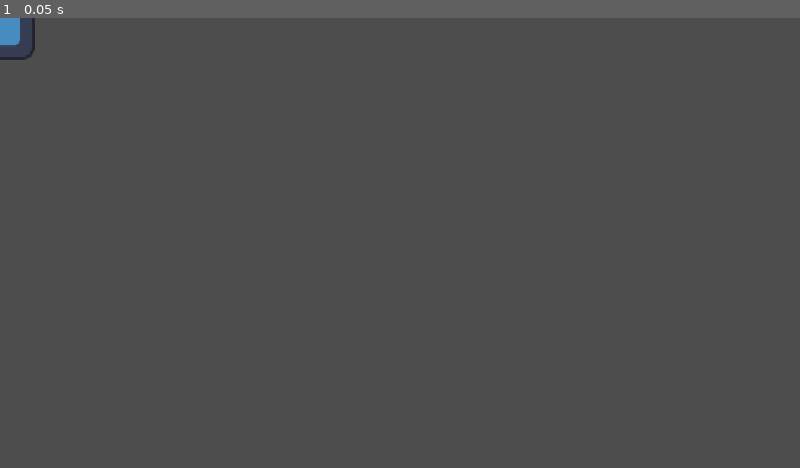
Above: before the commit, frame 1.
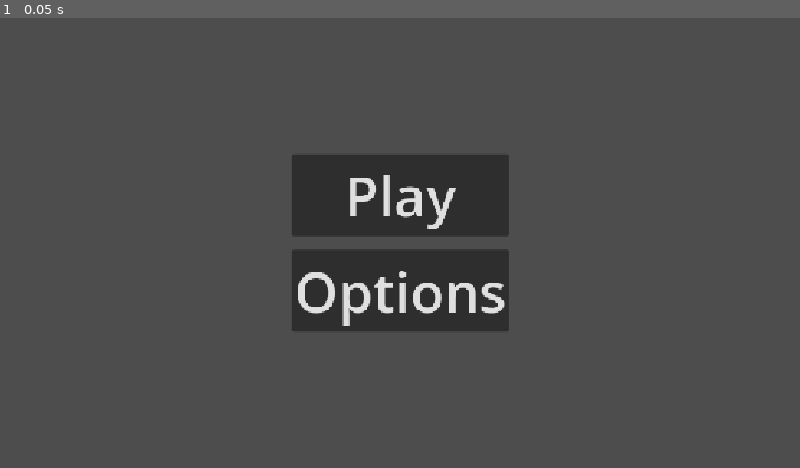
Above: after the commit, the same moment.

Repository: Elmx5/Martian-Outpost
Game: Godot game, scene res://scenes/mainScene/main_scene.tscn
Two runs of this game, one before a commit and one after it. Both use one fixed random seed, a clock stepped at 60 frames per second and the inputs below. Before the commit the project starts from res://scenes/mainScene/escena_principal.tscn. The engine's default icon, where the game draws it, is replaced by a stand-in: a white triangle on a blue panel in a dark square.
Inputs:
- Up to frame 1 (0.05 s): no input

The runs differ from the first frame. In frame 1, 9.8% of the frame differs, in the area x 0-64%, y 0-70%.

Commit message:
Commit Menu Principal Fonts
Arregla las ventanas y añade fonts

Diff:
--- a/project.godot
+++ b/project.godot
@@ -18,6 +18,7 @@
 [display]
 
 window/stretch/mode="canvas_items"
+window/stretch/aspect="expand"
 
 [physics]
 
@@ -25,6 +26,7 @@
 
 [rendering]
 
+textures/canvas_textures/default_texture_filter=0
 rendering_device/driver.windows="d3d12"
 renderer/rendering_method="gl_compatibility"
 renderer/rendering_method.mobile="gl_compatibility"
--- /dev/null
+++ b/scenes/buttons/playButton/play_button.tscn
@@ -0,0 +1,22 @@
+[gd_scene format=3 uid="uid://de045lkqplcmb"]
+
+[ext_resource type="Texture2D" uid="uid://jprfnsibmq28" path="res://assets/sprites/icon.svg" id="1_lc5vy"]
+
+[node name="BotonJugar" type="Control" unique_id=34598856]
+layout_mode = 3
+anchors_preset = 15
+anchor_right = 1.0
+anchor_bottom = 1.0
+grow_horizontal = 2
+grow_vertical = 2
+
+[node name="CanvasLayer" type="CanvasLayer" parent="." unique_id=337927818]
+
+[node name="Button" type="Button" parent="CanvasLayer" unique_id=1497038495]
+offset_left = -15.0
+offset_top = -4.0
+offset_right = 15.0
+offset_bottom = 4.0
+
+[node name="Sprite2D" type="Sprite2D" parent="CanvasLayer/Button" unique_id=1570791359]
+texture = ExtResource("1_lc5vy")
--- /dev/null
+++ b/scenes/mainGame/main_game.tscn
@@ -0,0 +1,3 @@
+[gd_scene format=3 uid="uid://06qh3se07ftb"]
+
+[node name="JuegoPrincipal" type="Node2D" unique_id=294691593]
--- /dev/null
+++ b/scenes/mainMenu/main_menu.tscn
@@ -0,0 +1,36 @@
+[gd_scene format=3 uid="uid://bptveeaw3dxs5"]
+
+[ext_resource type="Theme" uid="uid://bfce8w4nx7yic" path="res://themes/interface_button_theme.tres" id="1_8jkg5"]
+
+[node name="MainMenu" type="Control" unique_id=1252598540]
+layout_mode = 3
+anchors_preset = 15
+anchor_right = 1.0
+anchor_bottom = 1.0
+grow_horizontal = 2
+grow_vertical = 2
+
+[node name="VBoxContainer" type="VBoxContainer" parent="." unique_id=713263118]
+layout_mode = 1
+anchors_preset = 8
+anchor_left = 0.5
+anchor_top = 0.5
+anchor_right = 0.5
+anchor_bottom = 0.5
+offset_left = -20.0
+offset_top = -20.0
+offset_right = 20.0
+offset_bottom = 20.0
+grow_horizontal = 2
+grow_vertical = 2
+theme_override_constants/separation = 20
+
+[node name="play" type="Button" parent="VBoxContainer" unique_id=1500832186]
+layout_mode = 2
+theme = ExtResource("1_8jkg5")
+text = "Play"
+
+[node name="options" type="Button" parent="VBoxContainer" unique_id=895939124]
+layout_mode = 2
+theme = ExtResource("1_8jkg5")
+text = "Options"
--- /dev/null
+++ b/scenes/mainScene/main_scene.tscn
@@ -0,0 +1,11 @@
+[gd_scene format=3 uid="uid://b8frspvc2irfk"]
+
+[ext_resource type="PackedScene" uid="uid://bptveeaw3dxs5" path="res://scenes/mainMenu/main_menu.tscn" id="1_74dy8"]
+
+[node name="MainScene" type="Node2D" unique_id=235134853]
+
+[node name="Camera2D" type="Camera2D" parent="." unique_id=1537287775]
+
+[node name="CanvasLayer" type="CanvasLayer" parent="." unique_id=290411821]
+
+[node name="MainMenu" parent="CanvasLayer" unique_id=1252598540 instance=ExtResource("1_74dy8")]
--- /dev/null
+++ b/themes/interface_button_theme.tres
@@ -0,0 +1,4 @@
+[gd_resource type="Theme" format=3 uid="uid://bfce8w4nx7yic"]
+
+[resource]
+Button/font_sizes/font_size = 80
--- /dev/null
+++ b/themes/interface_theme.tres
@@ -0,0 +1,6 @@
+[gd_resource type="Theme" format=3 uid="uid://deughbw8ootrg"]
+
+[ext_resource type="FontFile" uid="uid://pdtn7a2mtvs1" path="res://assets/fonts/GeistPixel-Regular-VariableFont_ELSH.ttf" id="1_iitid"]
+
+[resource]
+Label/fonts/font = ExtResource("1_iitid")
Not shown, added: assets/audio/music/Musica_Menu(Nocturnal Breathing - Rand Aldo).mp3.import
Not shown, added: assets/audio/music/Musica_Principal_Ambiental(The Heron - Adam Ollend).mp3.import
Not shown, added: assets/audio/sfx/SFX Button.wav.import
Not shown, added: assets/audio/sfx/SFX Door knock.wav.import
Not shown, added: assets/audio/sfx/SFX character talking.wav.import
Binary file added: assets/fonts/GeistPixel-Regular-VariableFont_ELSH.ttf
Not shown, added: assets/fonts/GeistPixel-Regular-VariableFont_ELSH.ttf.import
